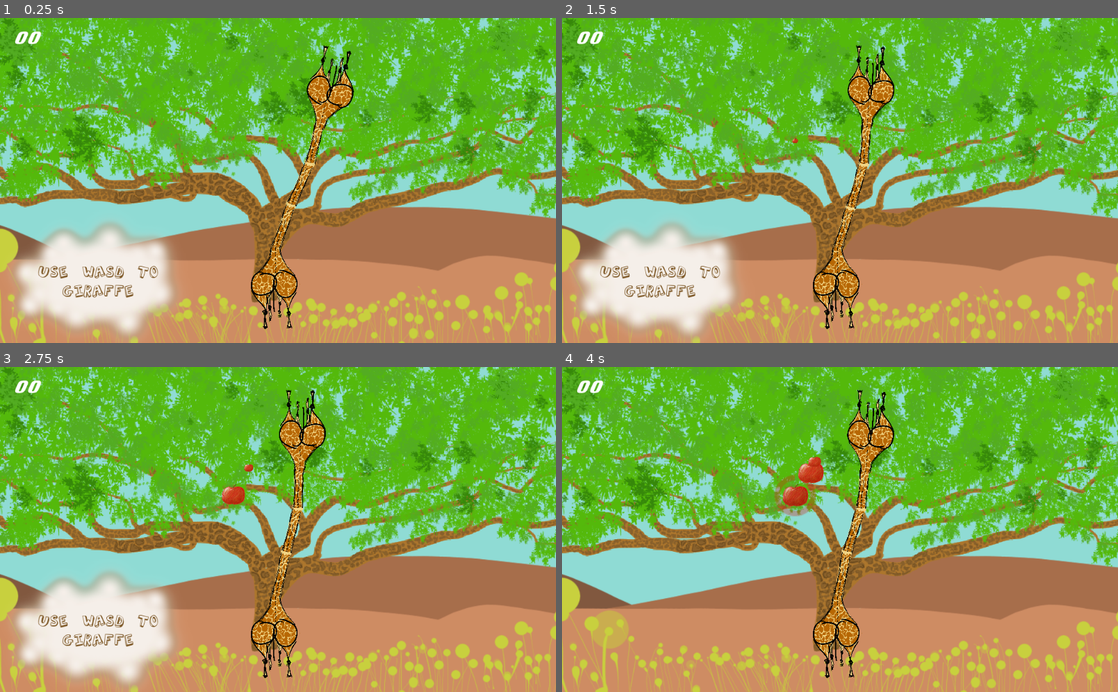
Above: before the commit, frames 1-4 (two rows, left to right).
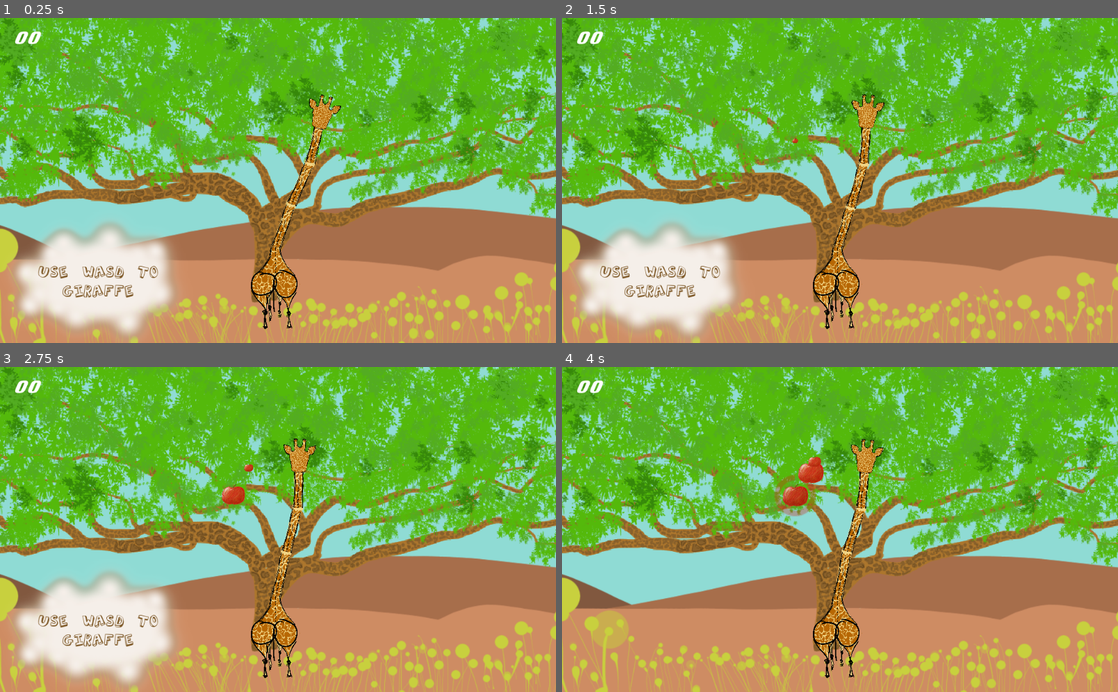
Above: after the commit, the same moments.

Repository: AnJ95/tectonicGiraffe
Game: Godot game, scene res://main/Main.tscn
Two runs of this game, one before a commit and one after it. Both use one fixed random seed, a clock stepped at 60 frames per second and the inputs below.
Inputs:
- Up to frame 1 (0.25 s): no input
- Up to frame 2 (1.5 s): tap W (key_0) at 0.6 s; tap A (key_1) at 1.35 s
- Up to frame 3 (2.75 s): tap D (key_2) at 2.1 s
- Up to frame 4 (4 s): tap S (key_3) at 2.85 s; tap W (key_0) at 3.6 s

The runs differ from the first frame. In frame 1, 1.1% of the frame differs, in the area x 55-64%, y 8-35%; in frame 2, 1.1%, in the area x 51-60%, y 8-35%; in frame 3, 1.1%; in frame 4, 1.1%.

Commit message:
Added head Sprite into game

Diff:
--- a/neck/Head.tscn
+++ b/neck/Head.tscn
@@ -2,9 +2,11 @@
 
 [ext_resource path="res://assets/sprites/circle.png" type="Texture" id=1]
 [ext_resource path="res://neck/Head.gd" type="Script" id=2]
-[ext_resource path="res://assets/sprites/giraffe.png" type="Texture" id=3]
+[ext_resource path="res://assets/sprites/headz.png" type="Texture" id=3]
 
-[sub_resource type="CircleShape2D" id=1]
+[sub_resource type="CapsuleShape2D" id=1]
+radius = 40.1011
+height = 30.4266
 
 [node name="Head" type="Node2D" groups=[
 "Head",
@@ -16,10 +18,9 @@
 modulate = Color( 0.952941, 0.839216, 0.52549, 1 )
 texture = ExtResource( 1 )
 
-[node name="giraffe" type="Sprite" parent="."]
-position = Vector2( 3.01571, -7.72617 )
-rotation = -3.14159
-scale = Vector2( 0.052, 0.052 )
+[node name="headz" type="Sprite" parent="."]
+position = Vector2( 0, -6.11132 )
+scale = Vector2( 0.06, 0.07 )
 texture = ExtResource( 3 )
 
 [node name="Area2D" type="Area2D" parent="."]
Not shown, added: assets/sprites/headz.png.import
